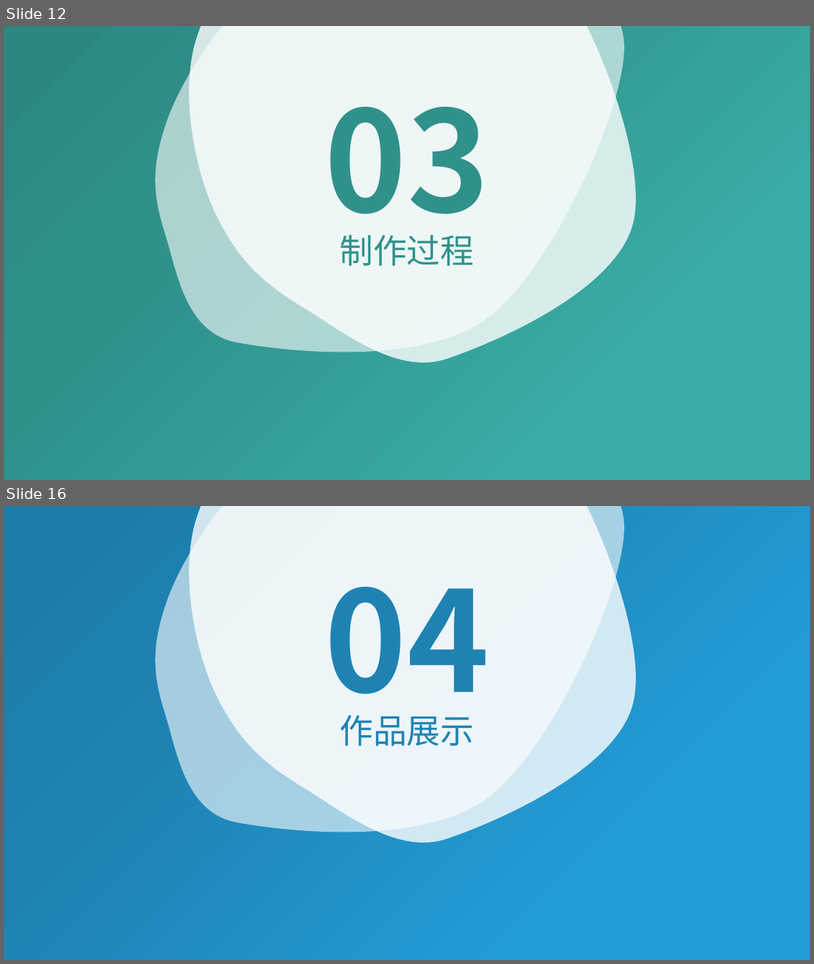
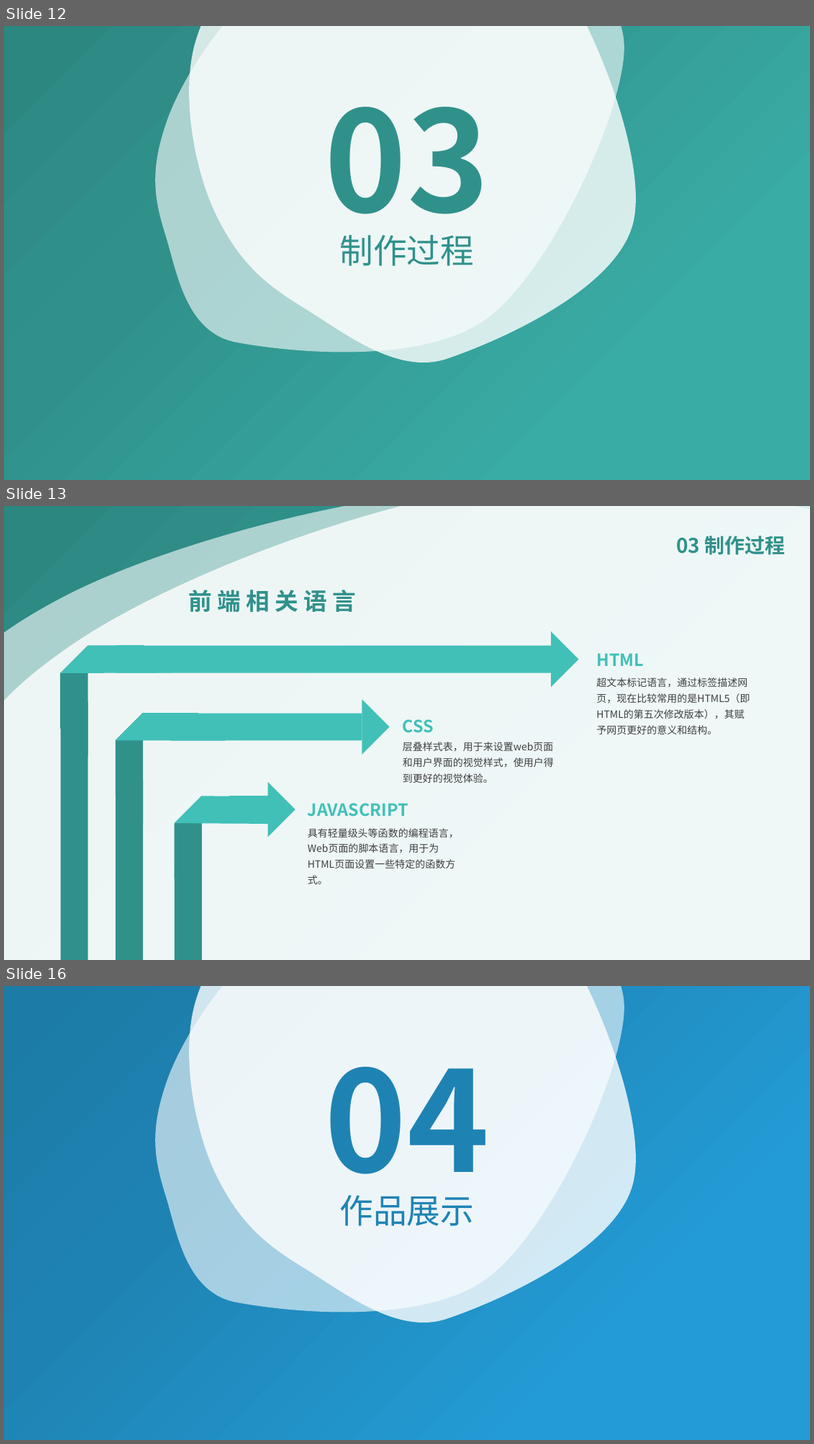
Before and after one commit to gwinda/A_GIT_MANTI, a slide deck: 679D612A1596C7DE1A4FCC7FE4DB6C75.pptx. Shown one above the other, each under a label of ours: slides 12 and 16 before the commit, slides 12, 13 and 16 after it; the slides between them are not shown. The pictures are 814x964 and 814x1444 pixels, drawn with LibreOffice and Linux fonts; fonts in the diff are those of the drawing. Boxes give left, top, right and bottom in pixels: in the first picture for what was removed or moved away, otherwise in the second. Text is boxed around its words. In the diff, an @@ line names an element or a change of style, - is before the commit and + after.

```diff
--- a/679D612A1596C7DE1A4FCC7FE4DB6C75.pptx
+++ b/679D612A1596C7DE1A4FCC7FE4DB6C75.pptx
@@ slide 13 added at (4,506,810,960), background #FFFFFF @@
@@ rectangle added at (4,506,810,960), fill gradient #39ACA5 to #30918B to #2D8781 @@
@@ freeform shape added at (4,506,810,960), fill #FFFFFF at 60% opacity @@
@@ freeform shape added at (4,506,810,960), fill #FFFFFF at 80% opacity @@
@@ text added at (676,536,786,555), 24 pt, text #30918B, bold @@
+03 制作过程
@@ text added at (189,590,357,612), 28 pt, text #30918B, bold @@
+前 端 相 关 语 言
@@ diag stripe added at (60,618,171,728), fill #41C0B8 @@
@@ triangle added at (552,631,579,687), fill #41C0B8 @@
@@ diag stripe added at (33,645,143,756), fill #30918B @@
@@ rectangle added at (116,646,551,672), fill #41C0B8 @@
@@ text added at (597,653,644,666), 20 pt, text #41C0B8, bold @@
+HTML
@@ text added at (597,677,750,734), 12 pt, text #404040 @@
+超文本标记语言，通过标签描述网页，现在比较常用的是HTML5（即HTML的第五次修改版本），其赋予网页更好的意义和结构。
@@ diag stripe added at (116,685,226,795), fill #41C0B8 @@
@@ triangle added at (362,699,389,754), fill #41C0B8 @@
@@ rectangle added at (61,701,88,960), fill #30918B @@
@@ diag stripe added at (88,713,198,823), fill #30918B @@
@@ rectangle added at (170,713,362,741), fill #41C0B8 @@
@@ text added at (403,719,434,733), 20 pt, text #41C0B8, bold @@
+CSS
@@ text added at (403,741,554,782), 12 pt, text #404040 @@
+层叠样式表，用于来设置web页面和用户界面的视觉样式，使用户得到更好的视觉体验。
@@ rectangle added at (116,780,143,960), fill #30918B @@
@@ diag stripe added at (174,774,274,874), fill #41C0B8 @@
@@ triangle added at (268,782,296,837), fill #41C0B8 @@
@@ diag stripe added at (147,796,257,906), fill #30918B @@
@@ rectangle added at (229,795,270,823), fill #41C0B8 @@
@@ text added at (308,803,409,816), 20 pt, text #41C0B8, bold @@
+JAVASCRIPT
@@ text added at (308,828,459,884), 12 pt, text #404040 @@
+具有轻量级头等函数的编程语言，Web页面的脚本语言，用于为HTML页面设置一些特定的函数方式。
@@ rectangle added at (175,866,202,960), fill #30918B @@
```
Also in this commit, not shown: 4 slides changed, 4 other slides added, 5 slides removed.
